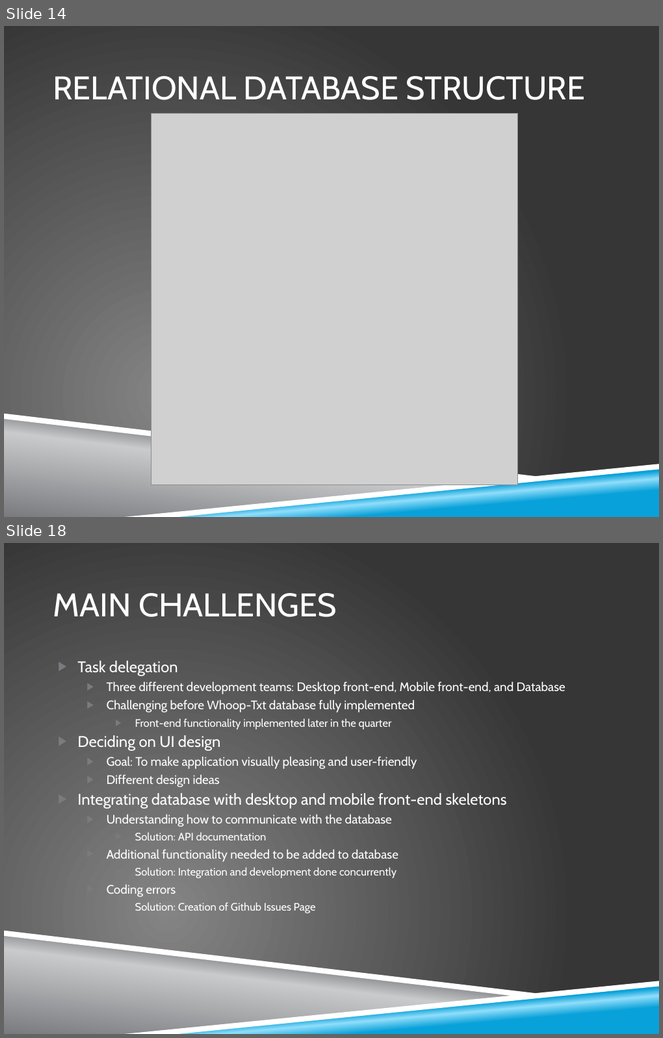
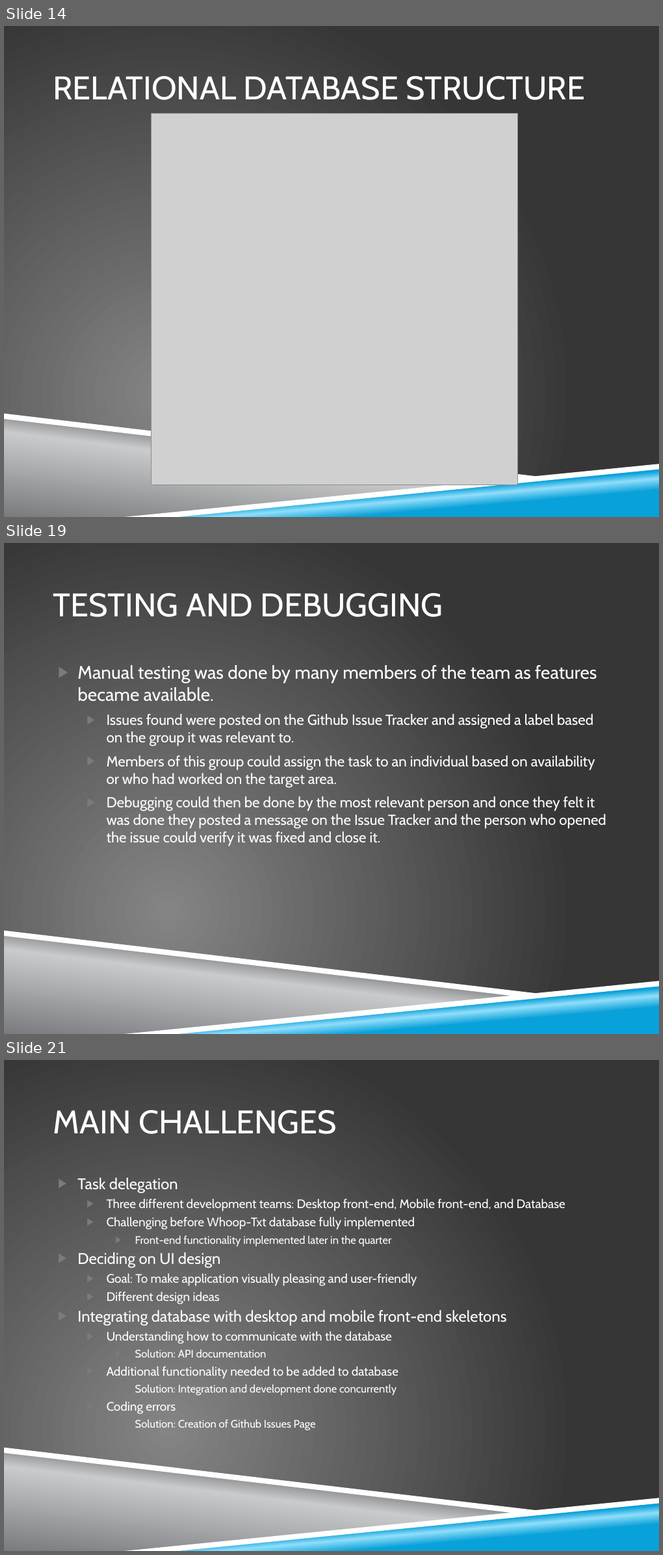
Before and after one commit to zkhalapyan/whoop-txt, a slide deck: doc/final_presentation.pptx. Shown one above the other, each under a label of ours: slides 14 and 18 before the commit, slides 14, 19 and 21 after it; the slides between them are not shown. The pictures are 663x1038 and 663x1555 pixels, drawn with LibreOffice and Linux fonts; fonts in the diff are those of the drawing; grey boxes stand for pictures; background and template pictures are left out. Boxes give left, top, right and bottom in pixels: in the first picture for what was removed or moved away, otherwise in the second. Text is boxed around its words. In the diff, an @@ line names an element or a change of style, - is before the commit and + after.

Commit message:
(Wade) Fixed lots of stuff from mid-term section of presentation, added stuff for front end, testing and issue tracker, etc. Only part that needs to be done still is desktop.

```diff
--- a/doc/final_presentation.pptx
+++ b/doc/final_presentation.pptx
@@ slide 19 added at (4,543,659,1034), background picture (left out); not listed: 4 template elements that a slide beside it also shows @@
@@ title added at (53,593,443,617), 36 pt, text #FFFFFF @@
+TESTING AND DEBUGGING
@@ text added at (77,665,606,847), 16 pt, text #FFFFFF @@
+▶ Manual testing was done by many members of the team as features became available.
+  ▶ Issues found were posted on the Github Issue Tracker and assigned a label based on the group it was relevant to.
+  ▶ Members of this group could assign the task to an individual based on availability or who had worked on the target area.
+  ▶ Debugging could then be done by the most relevant person and once they felt it was done they posted a message on the Issue Tracker and the person who opened the issue could verify it was fixed and close it.
@@ what was slide 18 is now slide 21 @@
```
Also in this commit, not shown: 10 slides changed, 2 other slides added.
